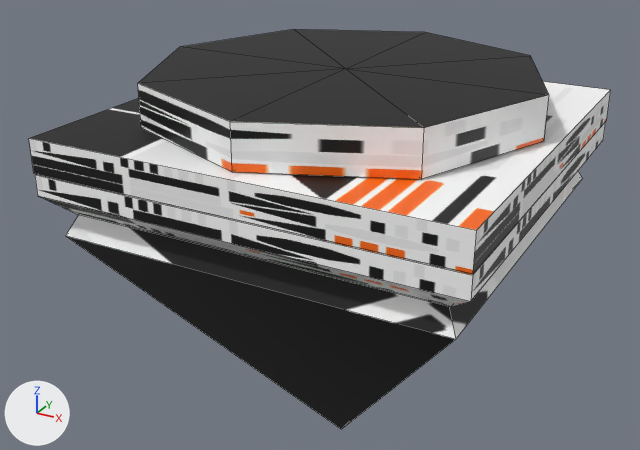
Before and after pictures for a commit that changed the FBX model Assets/Dima/Models/Environment/teleport.fbx.
The view is the same before and after, from a 50 mm camera at (0.915, -1.786, 0.488) aimed at (-0.07, 0.006, -0.408). Arrows for +X, +Y and +Z are at lower left; the lights stay in place. Mesh edges are drawn as thin lines. Where no turn or scale is listed for an object, it has been applied to the vertices.

In view in the first picture: 'Teleport'.
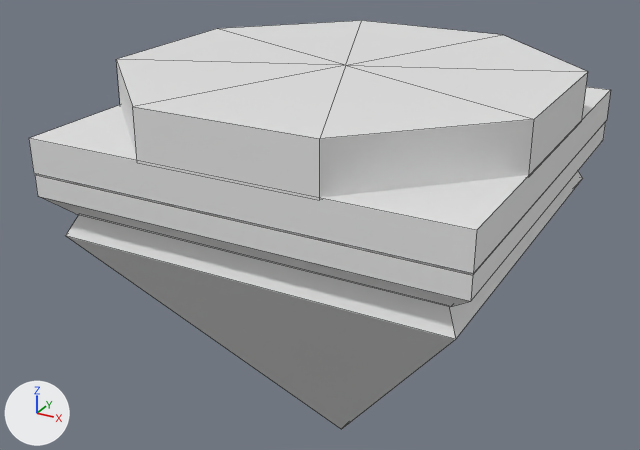
Boxes [x1, y1, x2, y2] around the edits, measured in the pictures (640 x 450 px; the box of a moved part takes in the faces that stretch with it):
'Teleport', reshaped
    before: [29, 29, 611, 429]
    after: [29, 20, 611, 429]
part 1 of me_меш, moved or reshaped
    before: [138, 29, 549, 179]
    after: [116, 20, 588, 198]
part 2 of me_меш, recoloured
    both: [29, 87, 611, 429]

The change, as a diff of the scene's bpy script:
```diff
--- a/Assets/Dima/Models/Environment/teleport.fbx.py
+++ b/Assets/Dima/Models/Environment/teleport.fbx.py
@@ mat_mat @@
+mat_mat = principled_material('Mat')
+mat_mat.base_color = (0.8, 0.8, 0.8)  # white #e7e7e7
+mat_mat.roughness = 0.434
@@ me_меш @@
 # used by ob_teleport; location = (0.0, 0.0, 0.0)
-me_меш.from_pydata(...)  # 47 vertices, 49 faces; spans x -0.5..0.5, y -0.5..0.5, z -1.003..0.0
+me_меш.from_pydata(...)  # 47 vertices, 49 faces; spans x -0.5..0.5, y -0.5..0.5, z -1.003..0.008
+# me_меш part 1: the loose piece of 18 vertices spanning x -0.47..0.47, y -0.47..0.47, z -0.1..0.0 is turned -22.5 degrees about the z axis through its middle and scaled by 1.15, in mat_mat (white #e7e7e7)
+# me_меш part 2: 25 faces spanning x -0.5..0.5, y -0.5..0.5, z -1.003..-0.103 switch from mat_материал (picture img_teleport_basemap_tga) to mat_mat (white #e7e7e7)
```
